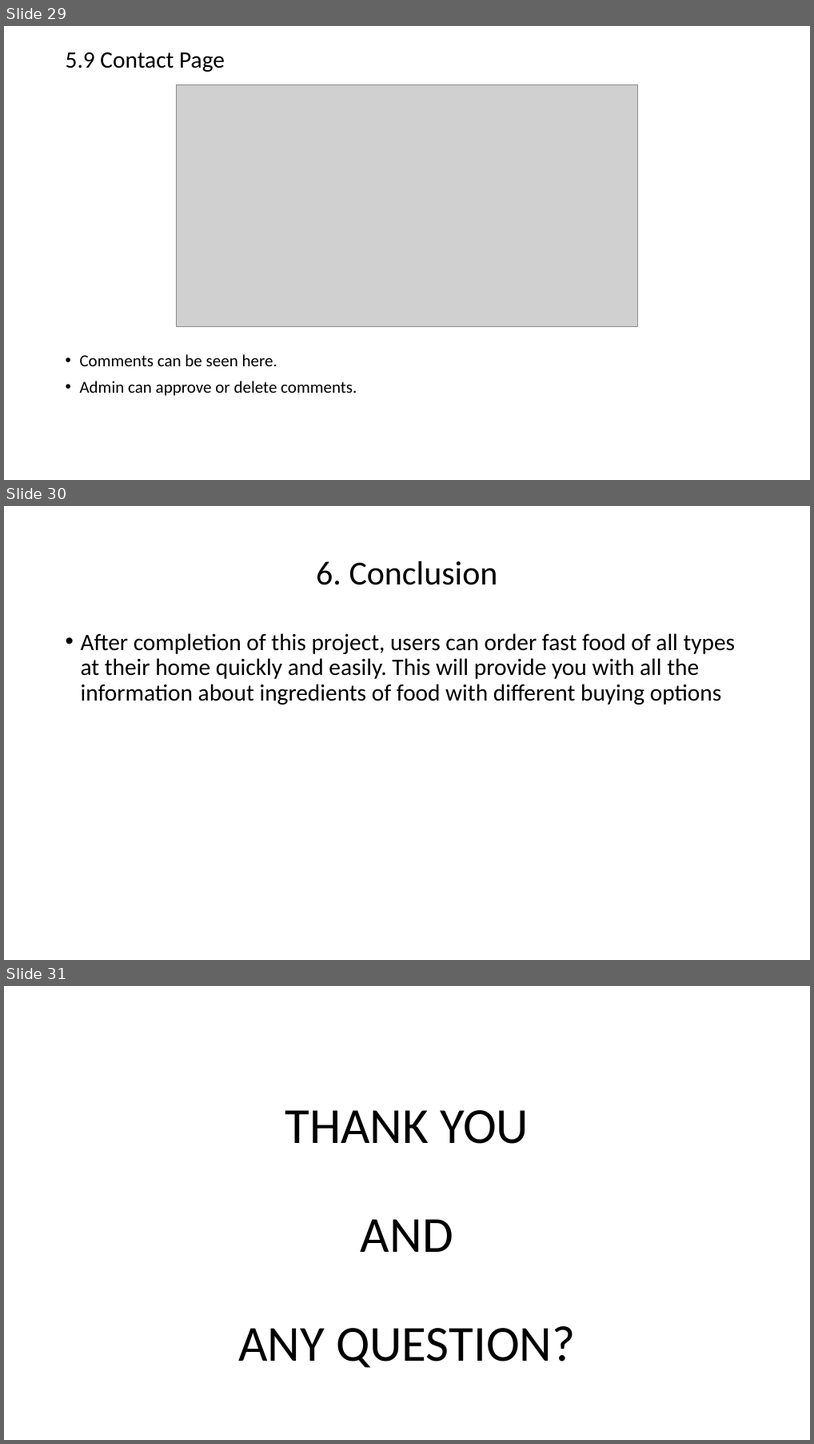
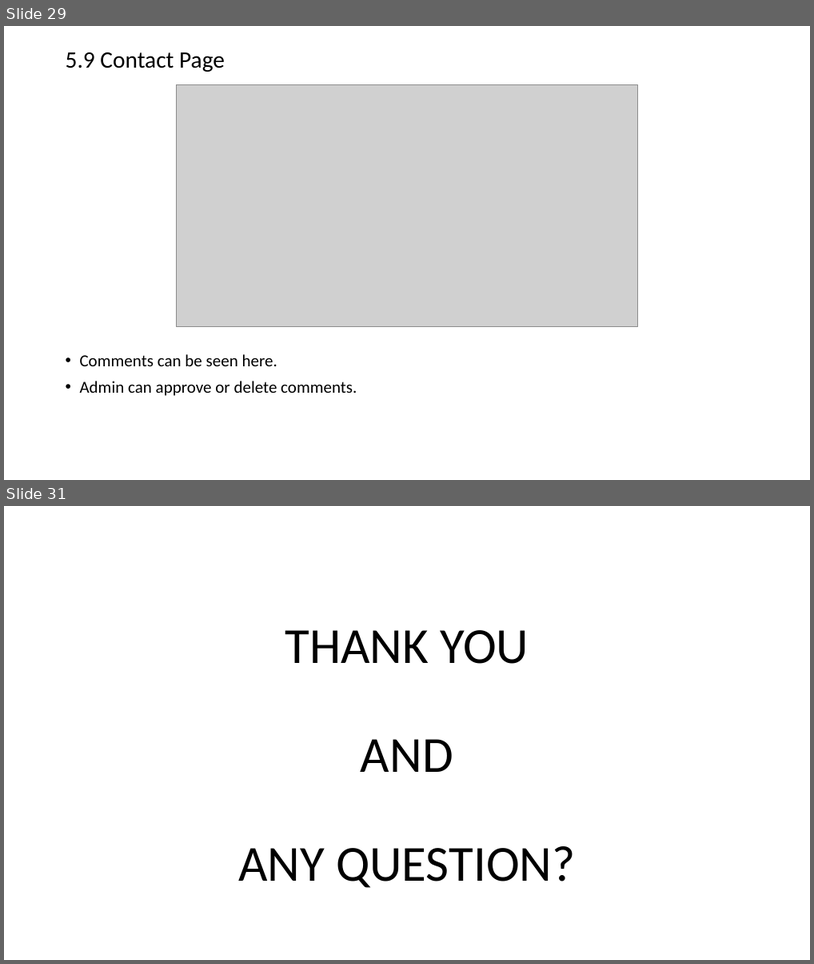
Before and after one commit to vj1932/PROJECT_SEM6_CODETRAINER, a slide deck: PPT.ppt. Shown one above the other, each under a label of ours: slides 29, 30 and 31 before the commit, slides 29 and 31 after it; the slides between them are not shown. The pictures are 814x1444 and 814x964 pixels, drawn with LibreOffice and Linux fonts; fonts in the diff are those of the drawing; grey boxes stand for pictures. Boxes give left, top, right and bottom in pixels: in the first picture for what was removed or moved away, otherwise in the second. Text is boxed around its words. In the diff, an @@ line names an element or a change of style, - is before the commit and + after.

```diff
--- a/PPT.ppt
+++ b/PPT.ppt
@@ slide 30 removed at <box>4,506,810,960</box>, background #FFFFFF @@
@@ title removed at <box>316,561,498,585</box> @@
-6. Conclusion
@@ text removed at <box>81,633,736,704</box> @@
-• After completion of this project, users can order fast food of all types at their home quickly and easily. This will provide you with all the information about ingredients of food with different buying options
```
Also in this commit, not shown: 1 slide changed, 1 slide added, 10 other files.
